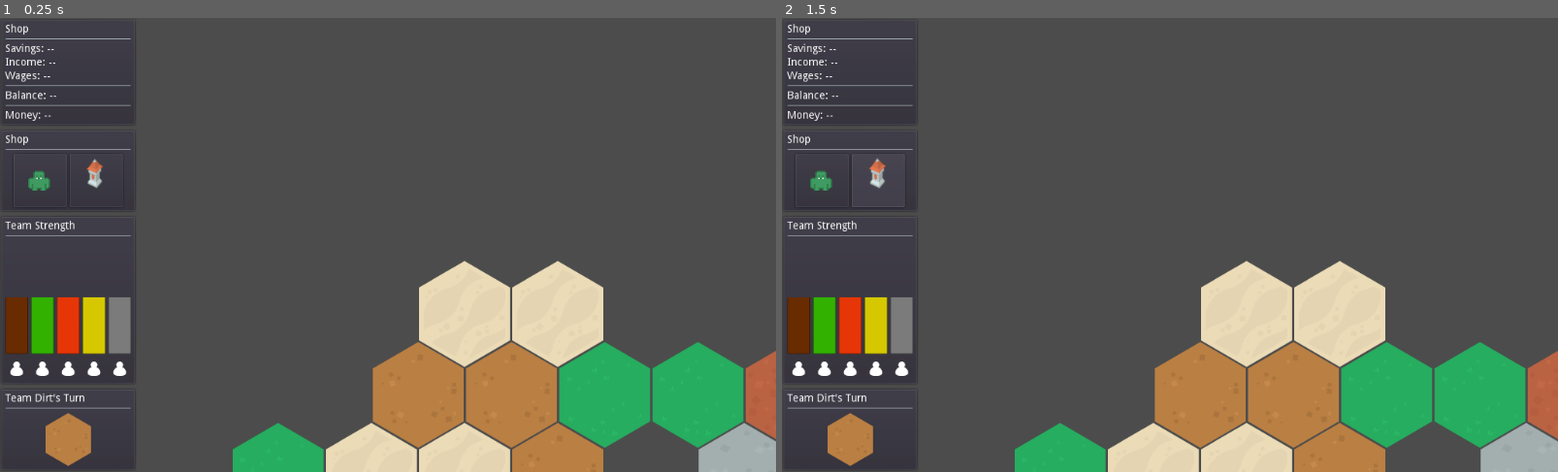
Above: before the commit, frames 1-2 (left to right).
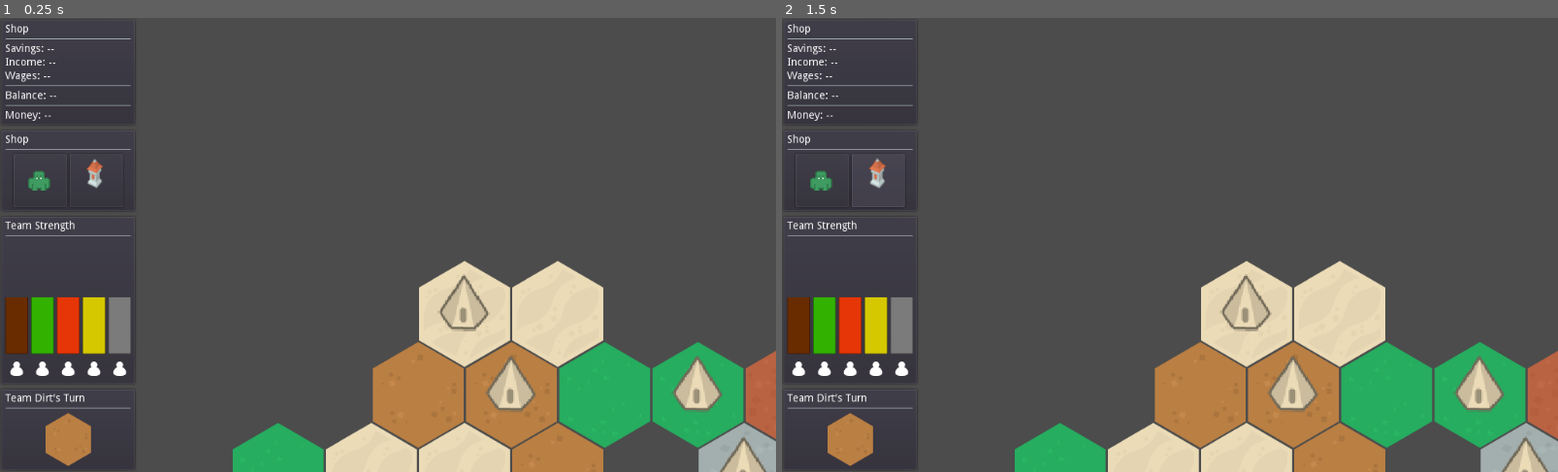
Above: after the commit, the same moments.

Repository: GreenArmadilloLizard/MPSlay
Game: Godot game, scene res://Level/World_1.tscn
The game is run twice, just before and just after one commit, with the same random seed, the same clock (stepped at 60 frames per second) and the same inputs. This scene is started directly instead of the project's main scene.
Inputs (mouse positions are in pixels of both pictures, inside the frame that each line leads up to):
- Up to frame 1 (0.25 s): no input
- Up to frame 2 (1.5 s): click (820, 181) at 0.5 s; click (875, 181) at 1.25 s

The runs differ from the first frame. In frame 1, 1.5% of the frame differs, in the area x 56-99%, y 56-100%; in frame 2, 1.5%.
Error before the commit: Parse Error: The method "get_global_mouse_position" isn't declared in the current class. (res://Scripts/MapManager.gd:62)

Commit message:
Bug Fixed: Wages calculation

Diff:
--- a/Scripts/GameLogic.gd
+++ b/Scripts/GameLogic.gd
@@ -20,6 +20,14 @@
 
 var player_count
 var npc_count
+
+func _input(event):
+	if event.is_action_released("debug_i"):
+		print("Debug i")
+		var base = map.get_base_with_pos(map.world_to_map(get_global_mouse_position()))
+		print(base)
+		if base != null:
+			base.print_self()
 
 
 func start_game(players):
--- a/Scripts/MapManager.gd
+++ b/Scripts/MapManager.gd
@@ -57,10 +57,6 @@
 
 var bases := []
 
-func _input(event):
-	if event.is_action_pressed("debug_i"):
-		print(get_base_with_pos(world_to_map(get_global_mouse_position())).print_self())
-
 func _ready():
 	if floor_map == null:
 		floor_map = $FloorMap
@@ -170,7 +166,7 @@
 	var base = get_base_with_pos(map_pos)
 	var area = get_area(map_pos)
 
-	base.wages += get_area_wages(map_pos)
+	base.wages = get_area_wages(map_pos)
 	base.income = len(area)
 
 
